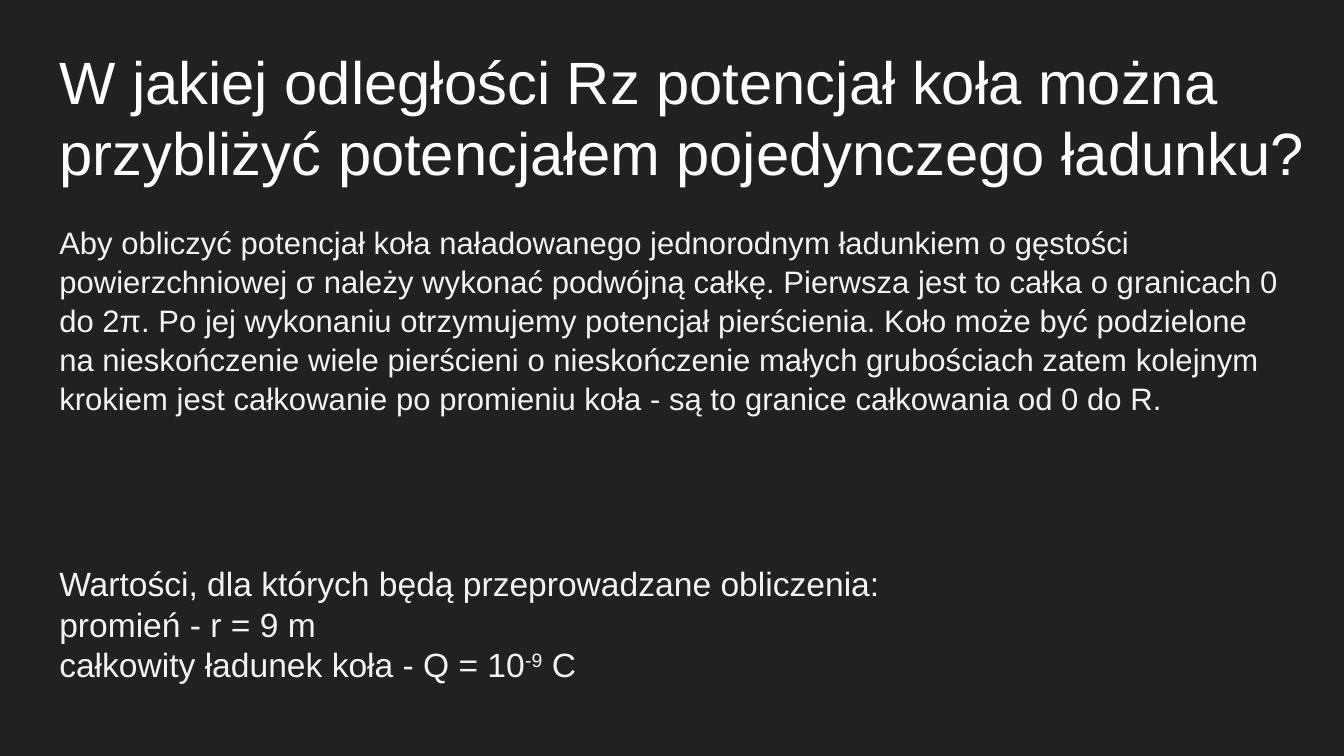
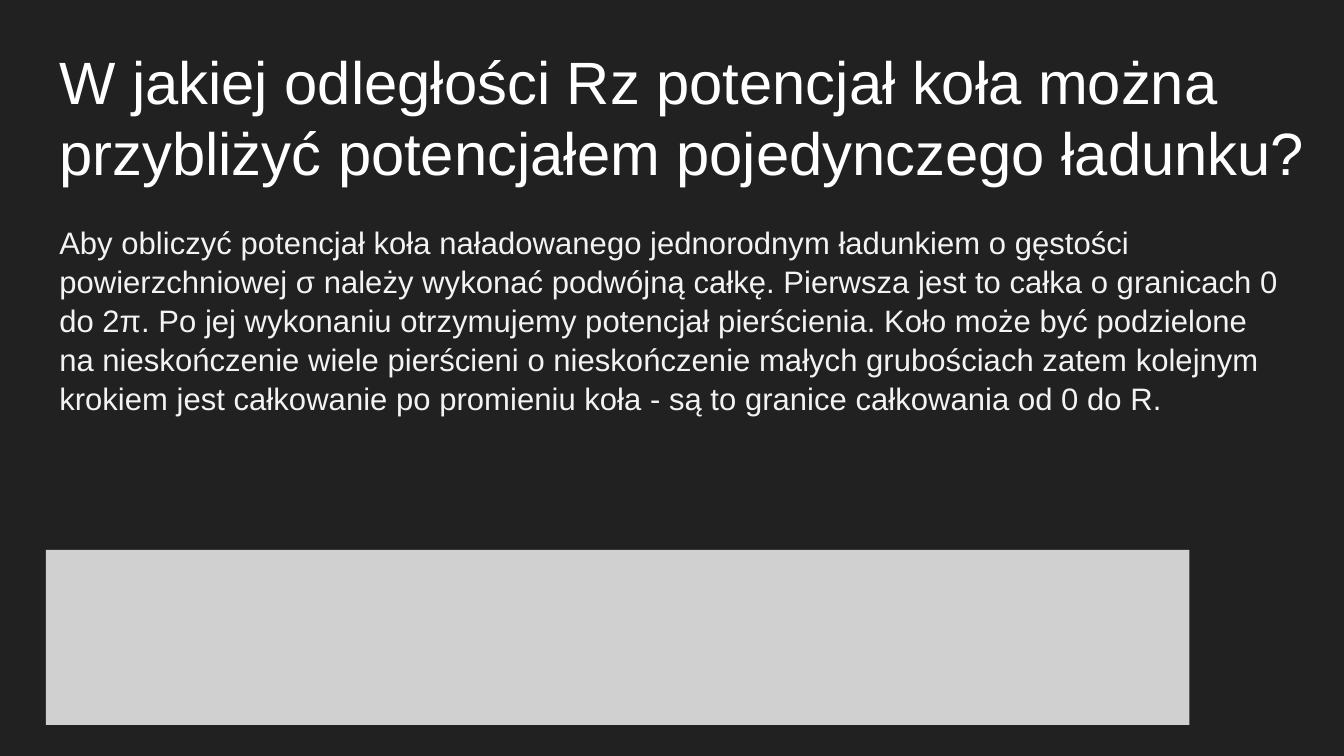
Before and after one commit to IgnacyZywalewski/ProjektMatlab, a slide deck: slide 6 of Pole elektryczne wokół naładowanego koła2.pptx. Drawn at 1344x756 pixels with LibreOffice and Linux fonts; fonts in the diff are those of the drawing; grey boxes stand for pictures. Boxes give left, top, right and bottom in pixels: in the first picture for what was removed or moved away, otherwise in the second. Text is boxed around its words. In the diff, an @@ line names an element or a change of style, - is before the commit and + after.

```diff
--- a/Pole elektryczne wokół naładowanego koła2.pptx
+++ b/Pole elektryczne wokół naładowanego koła2.pptx
@@ picture added at bbox=[46, 550, 1189, 724] @@
@@ text removed at bbox=[59, 571, 880, 683] @@
-Wartości, dla których będą przeprowadzane obliczenia:
-promień - r = 9 m
-całkowity ładunek koła - Q = 10-9 C
```
Also in this commit, not shown: 5 other slides changed.
